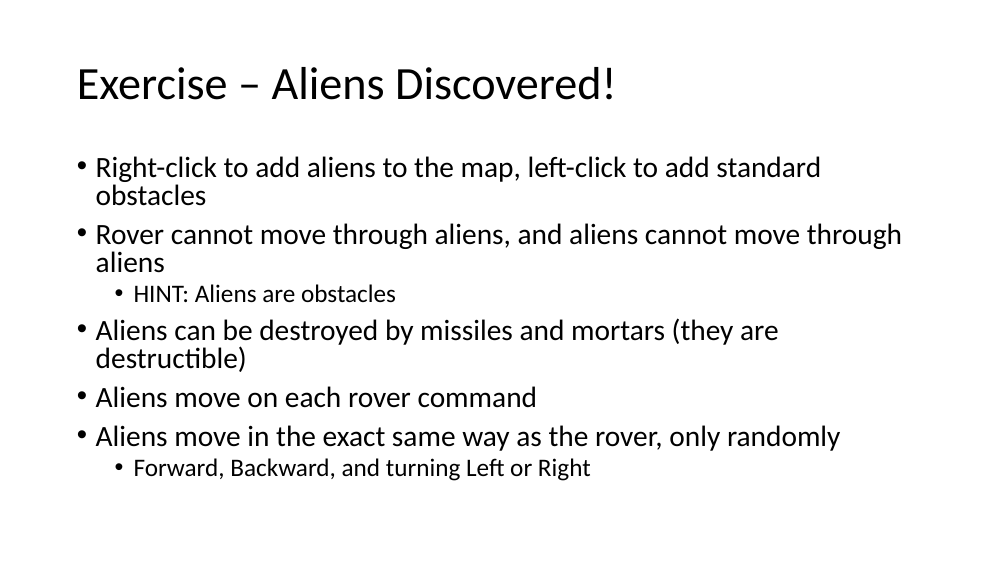
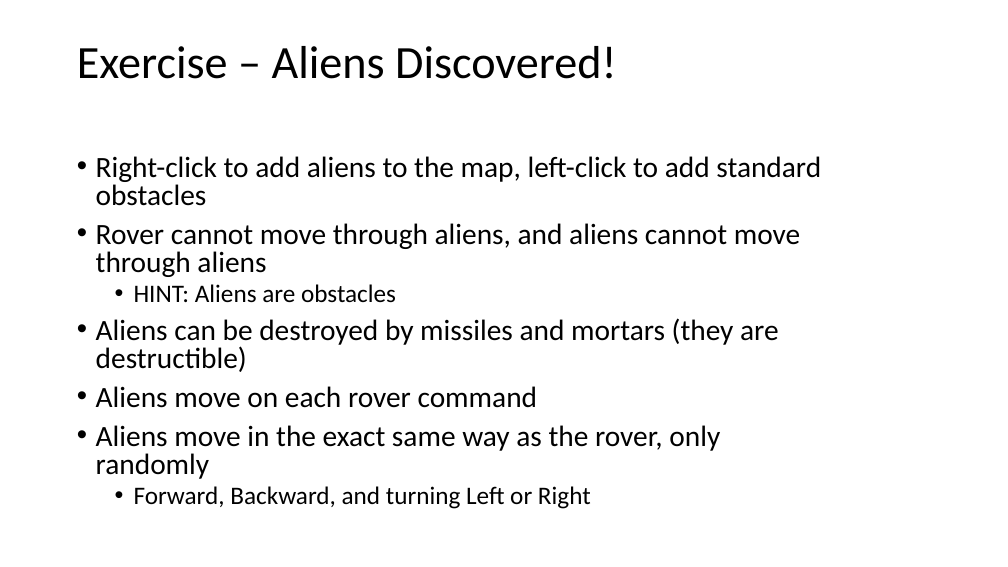
Before and after one commit to PhilipJordan/SOLID, a slide deck: slide 10 of Presentations/LI Redux.pptx. Drawn at 1008x567 pixels with LibreOffice and Linux fonts; fonts in the diff are those of the drawing; background and template pictures are left out. Boxes give left, top, right and bottom in pixels: in the first picture for what was removed or moved away, otherwise in the second. Text is boxed around its words. In the diff, an @@ line names an element or a change of style, - is before the commit and + after.

```diff
--- a/Presentations/LI Redux.pptx
+++ b/Presentations/LI Redux.pptx
@@ title "Exercise – Aliens Discovered!": place and size @@
-title "Exercise – Aliens Discovered!" at box(77, 67, 617, 100)
+title "Exercise – Aliens Discovered!" at box(77, 46, 617, 79)
@@ text "Right-click to add aliens to ..." rewrapped from box(96, 156, 902, 481) to box(96, 156, 821, 509) @@
```
Also in this commit, not shown: 7 other slides changed, 1 other file.
